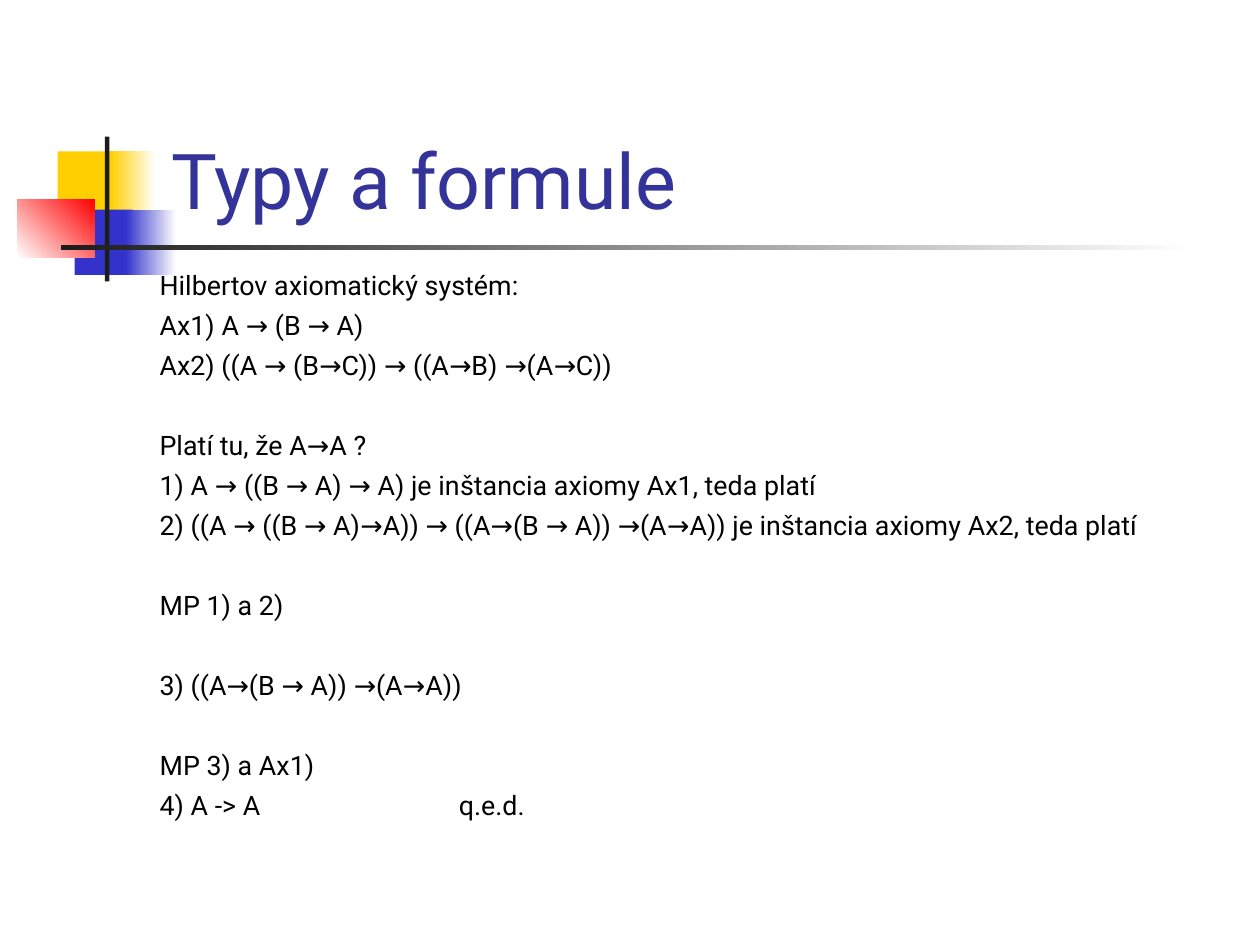
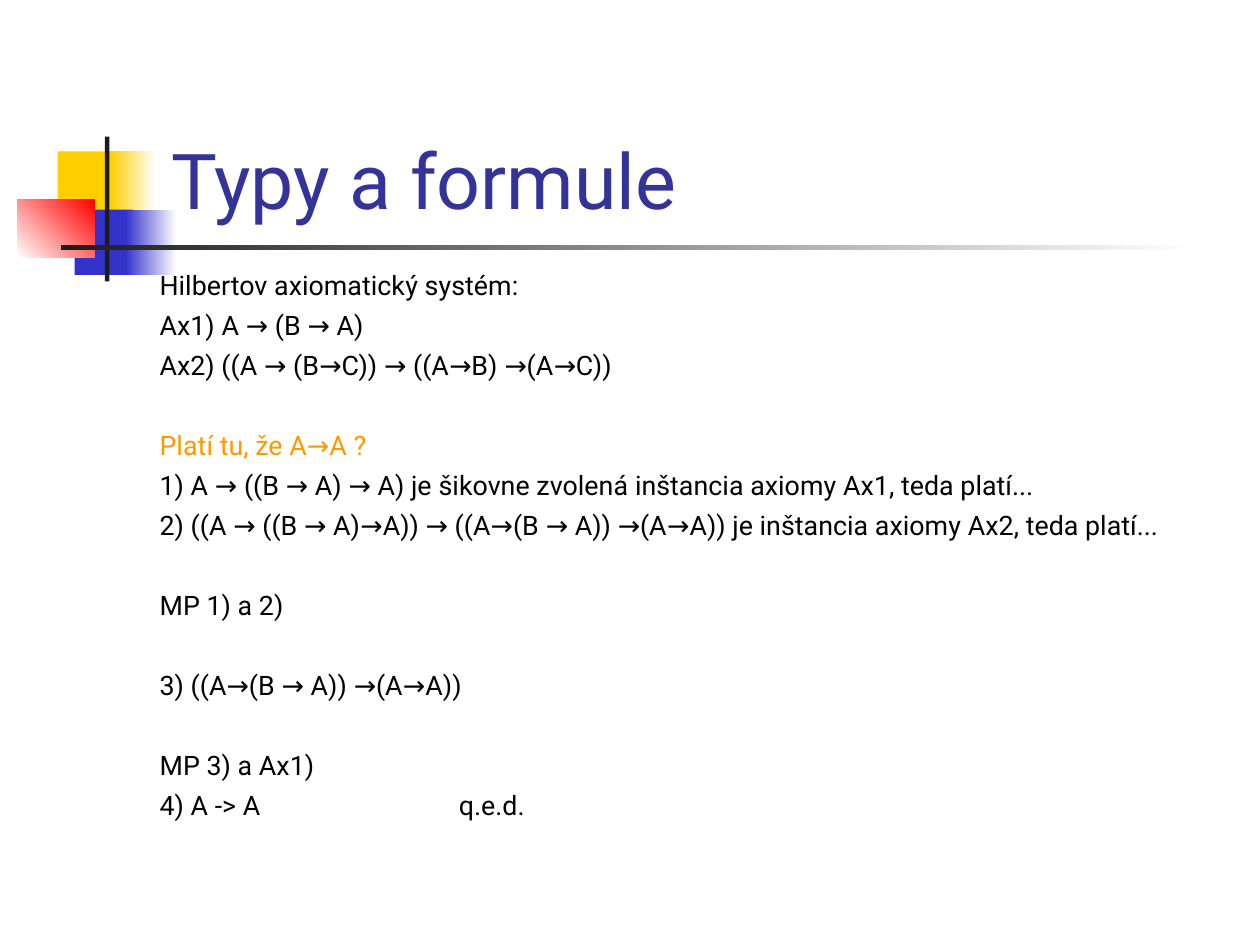
Before and after one commit to Funkcionalne/Prednasky, a slide deck: slide 32 of 08/08_fpro.ppt (slide 30 before the commit). Drawn at 1260x945 pixels with LibreOffice and Linux fonts; fonts in the diff are those of the drawing. Boxes give left, top, right and bottom in pixels: in the first picture for what was removed or moved away, otherwise in the second. Text is boxed around its words. In the diff, an @@ line names an element or a change of style, - is before the commit and + after.

```diff
--- a/08/08_fpro.ppt
+++ b/08/08_fpro.ppt
@@ text at (160, 435, 347, 459): text colour #000000 to #FF9900 in "Platí tu, že A→A ?" @@
@@ text at (160, 473, 1158, 541): text changed @@
-1) A → ((B → A) → A) je inštancia axiomy Ax1, teda platí
-2) ((A → ((B → A)→A)) → ((A→(B → A)) →(A→A)) je inštancia axiomy Ax2, teda platí
+1) A → ((B → A) → A) je šikovne zvolená inštancia axiomy Ax1, teda platí...
+2) ((A → ((B → A)→A)) → ((A→(B → A)) →(A→A)) je inštancia axiomy Ax2, teda platí...
```
Also in this commit, not shown: 10 other slides changed, 3 slides added, 1 slide removed, 1 other file.
